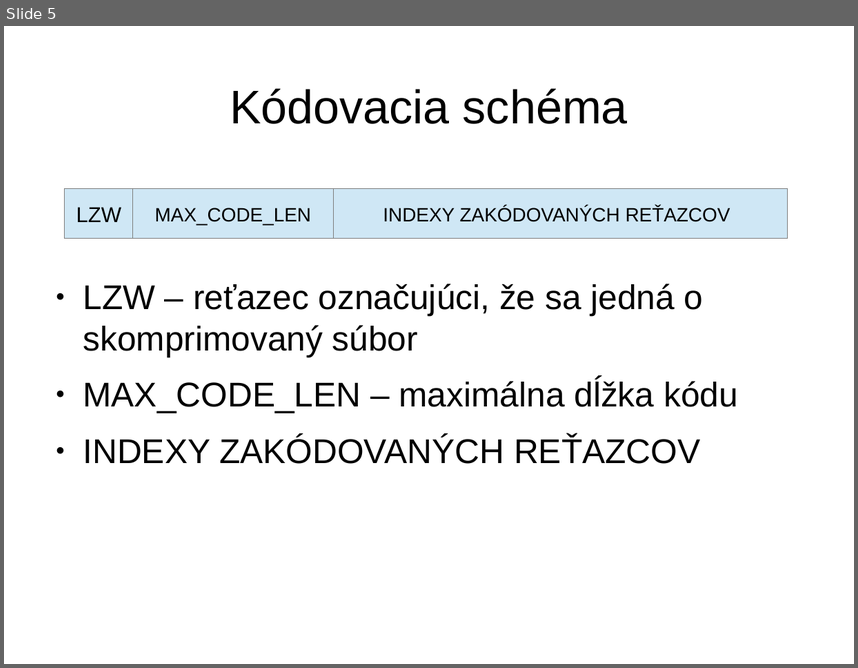
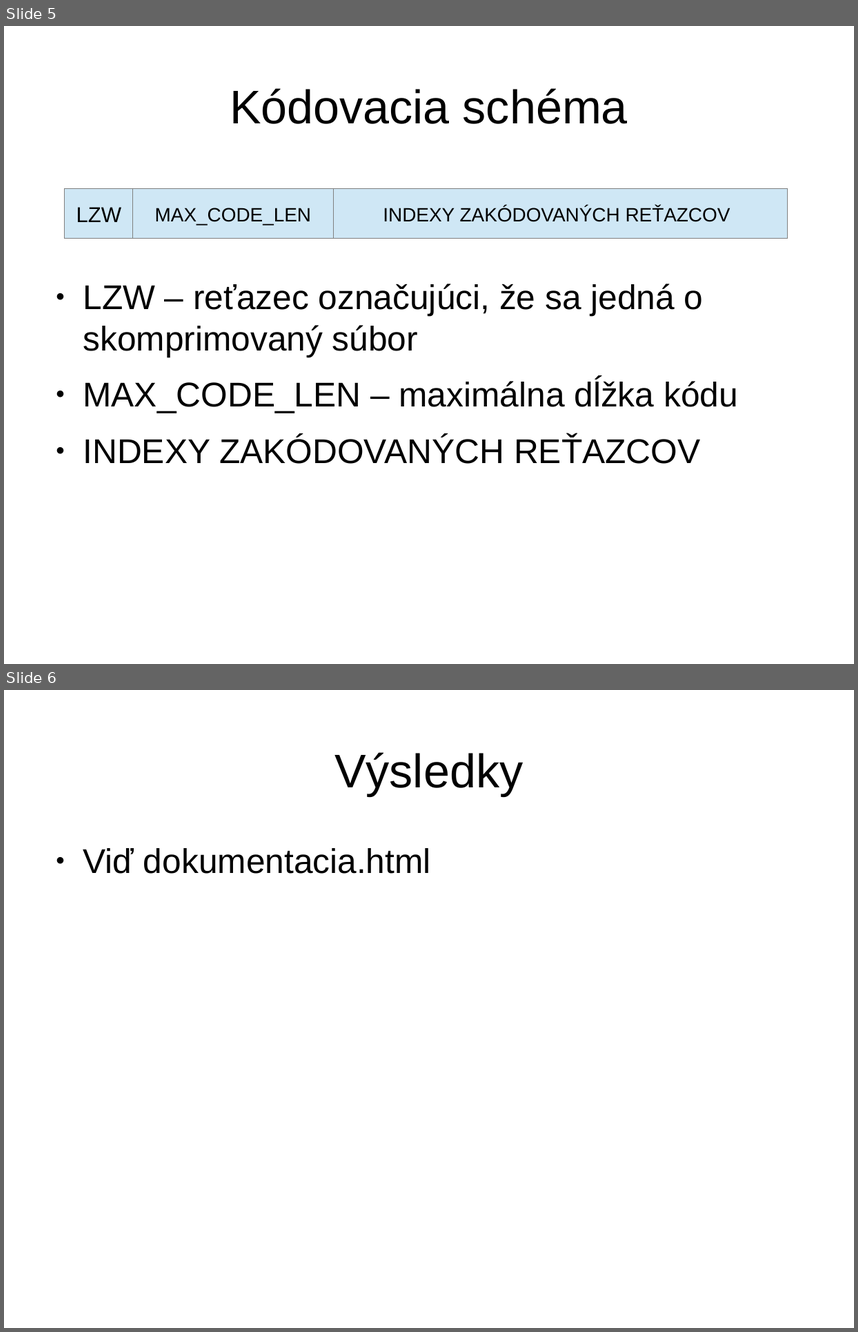
Before and after one commit to FilipBenco/lzw, a slide deck: prezentacia.odp. Shown one above the other, each under a label of ours: slide 5 before the commit, slides 5 and 6 after it. The pictures are 858x668 and 858x1332 pixels, drawn with LibreOffice and Linux fonts; fonts in the diff are those of the drawing. Boxes give left, top, right and bottom in pixels: in the first picture for what was removed or moved away, otherwise in the second. Text is boxed around its words. In the diff, an @@ line names an element or a change of style, - is before the commit and + after.

Commit message:
aa

```diff
--- a/prezentacia.odp
+++ b/prezentacia.odp
@@ slide 6 added at (4,690,854,1328), background #FFFFFF @@
@@ title added at (335,752,523,796), 44 pt, text #000000 @@
+Výsledky
@@ text added at (83,848,431,874), 32 pt, text #000000 @@
+● Viď dokumentacia.html
```
Also in this commit, not shown: 1 slide removed.
